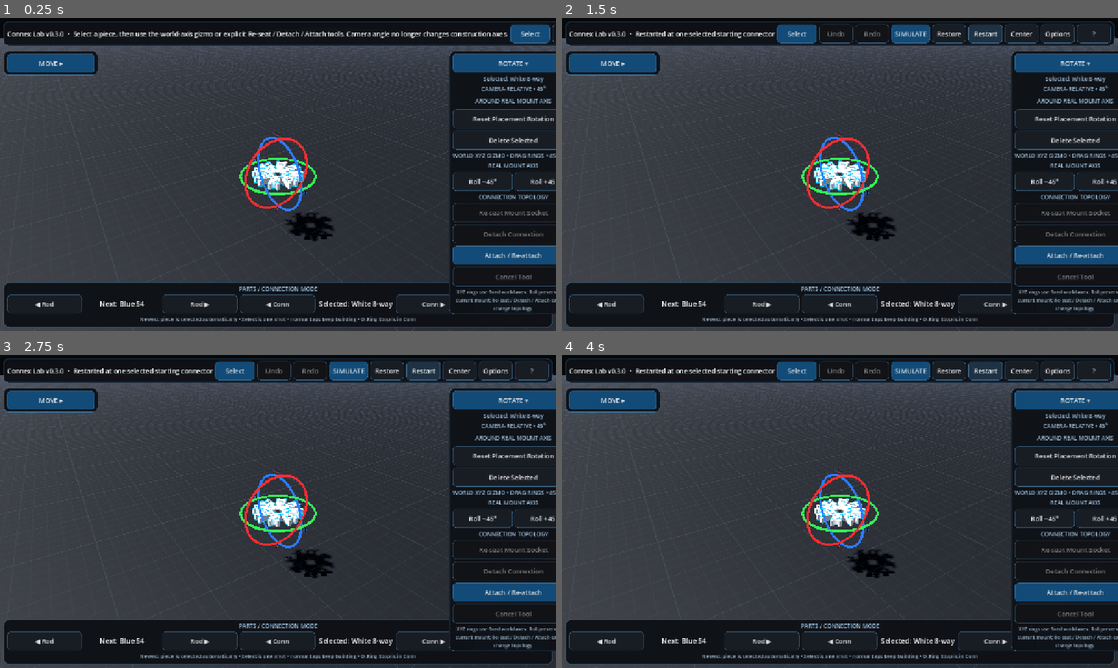
Above: before the commit, frames 1-4 (two rows, left to right).
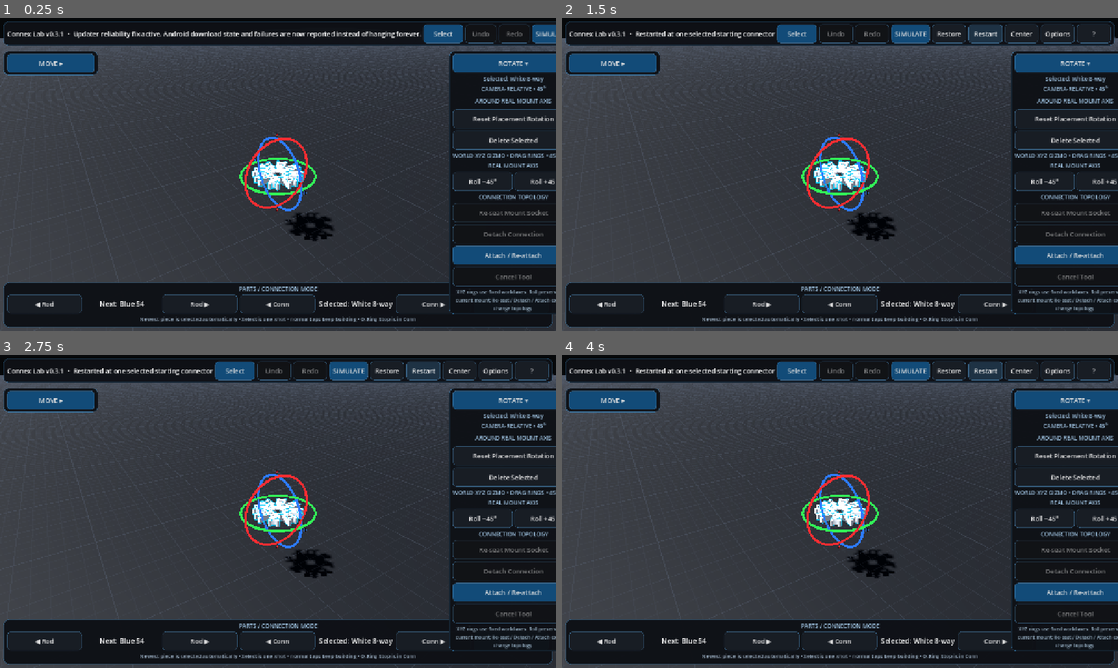
Above: after the commit, the same moments.

Repository: pixel375/connex
Game: Godot game, scene res://Main.tscn
Two runs of this game, one before a commit and one after it. Both use one fixed random seed, a clock stepped at 60 frames per second and the inputs below.
Inputs:
- Up to frame 1 (0.25 s): no input
- Up to frame 2 (1.5 s): click "Select" at 0.5 s; click "Restart" at 1.25 s
- Up to frame 3 (2.75 s): click "Restart" at 2 s
- Up to frame 4 (4 s): click "Restart" at 2.75 s; click "Restart" at 3.5 s

The runs differ from the first frame. In frame 1, 1.6% of the frame differs, in the area x 10-100%, y 2-9%; in frame 2, less than 0.1%; in frame 3, less than 0.1%; in frame 4, less than 0.1%.

Commit message:
point main scene at v0.3.1 updater fix

Diff:
--- a/Main.tscn
+++ b/Main.tscn
@@ -1,6 +1,6 @@
 [gd_scene load_steps=2 format=3]
 
-[ext_resource type="Script" path="res://scripts/main_v030.gd" id="1_main"]
+[ext_resource type="Script" path="res://scripts/main_v031.gd" id="1_main"]
 
 [node name="Main" type="Node3D"]
 script = ExtResource("1_main")
